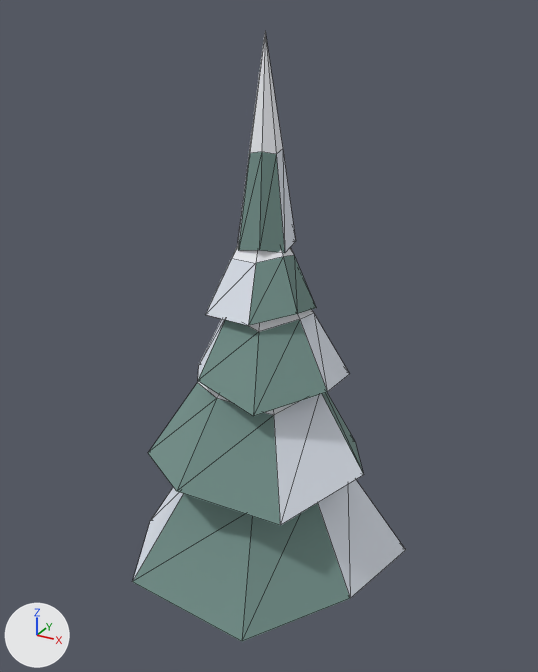
The glTF model grafiikka/mallit/kasvit/kuusi_2.glb as it was, and as the next commit left it.
Both versions are drawn from a camera (50 mm lens) standing at (5.25, -9.43, 9.77) and looking at (-0.04, 0.19, 4.95). The lights are fixed; the arrows at lower left show +X, +Y and +Z. The picture after the commit comes second. Mesh edges are drawn as thin lines. Vertices at exactly the same position are counted once.

In view in the first picture: 'kuusi_2'.
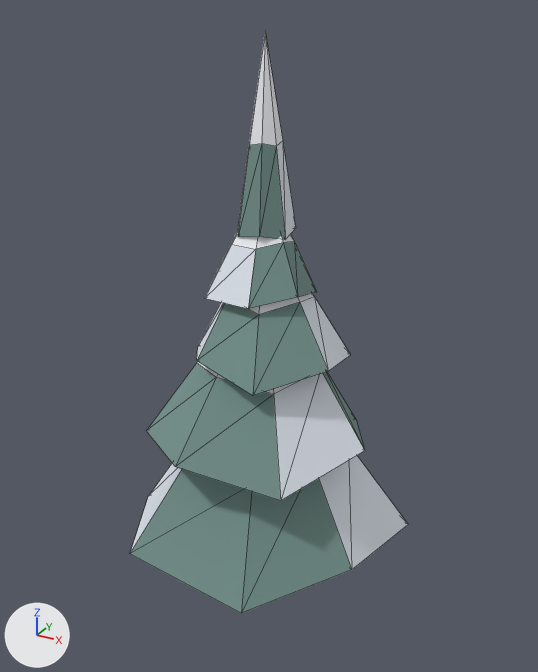
Boxes (x1, y1, x2, y2) around the edits, measured in the pictures (538 x 672 px; the box of a moved part takes in the faces that stretch with it):
'kuusi_2', reshaped
    before: (133, 33, 405, 641)
    after: (130, 33, 408, 613)
part 1 of me_kuusi_2, moved or reshaped
    before: (205, 245, 316, 325)
    after: (205, 231, 316, 309)
part 2 of me_kuusi_2, moved or reshaped
    before: (238, 33, 296, 253)
    after: (238, 33, 296, 240)
part 3 of me_kuusi_2, moved or reshaped
    before: (133, 309, 405, 641)
    after: (130, 293, 408, 613)

The change, as a list of edits to the scene's bpy script:
```text
Change me_kuusi_2:
    where me_kuusi_2.from_pydata(...)  # 90 vertices, 150 faces; spans x -2.42..2.18, y -2.09..2.18, z 0.0..9.5
    used by ob_kuusi_2; location = (0.0, 0.0, 0.0)
    me_kuusi_2 part 1: the loose piece of 16 vertices spanning x -0.89..0.75, y -0.79..0.8, z 5.54..7.29 is scaled about its middle by (1, 1, 0.938), then moved by (0.0, 0.0, 0.21)
    me_kuusi_2 part 2: the loose piece of 16 vertices spanning x -0.46..0.41, y -0.42..0.38, z 6.5..9.5 is scaled about its middle by (1, 1, 0.933), then moved by (0.0, 0.0, 0.1)
    me_kuusi_2 part 3: 48 of 90 vertices moved; they spanned x -2.42..2.18, y -2.09..2.18, z 0.73..6.63 and now span x -2.42..2.18, y -2.09..2.18, z 1.3..6.83; mean shift (0.0, 0.0, 0.4); largest move (1.93, -0.71, 1.14) -> (1.93, -0.71, 1.71)
```
